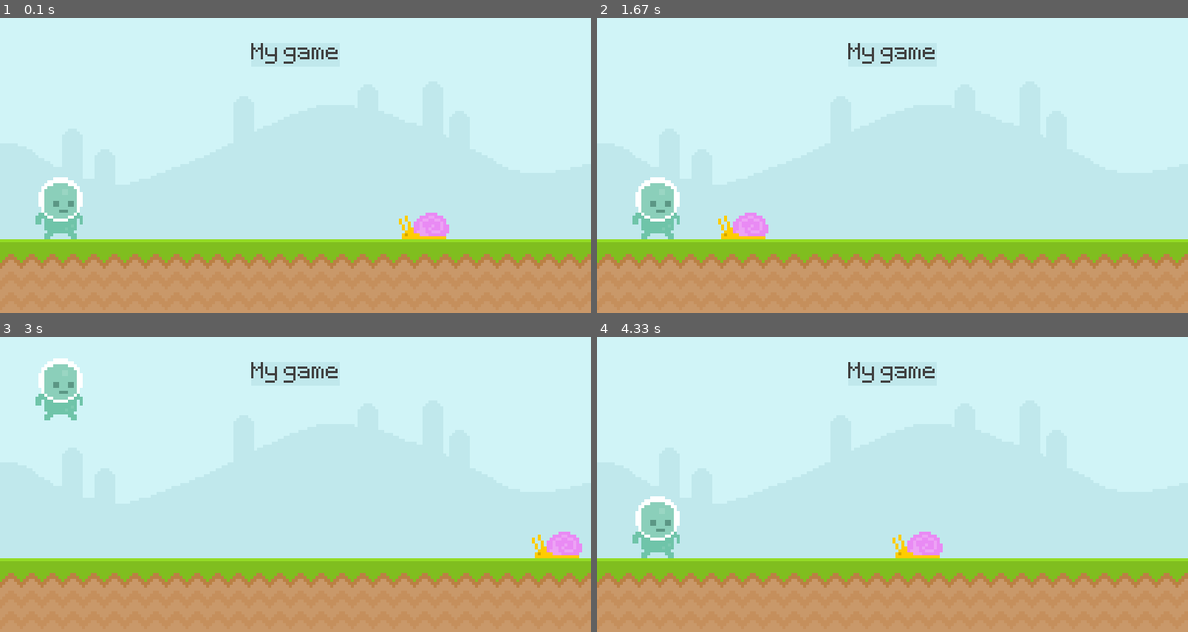
Above: before the commit, frames 1-4 (two rows, left to right).
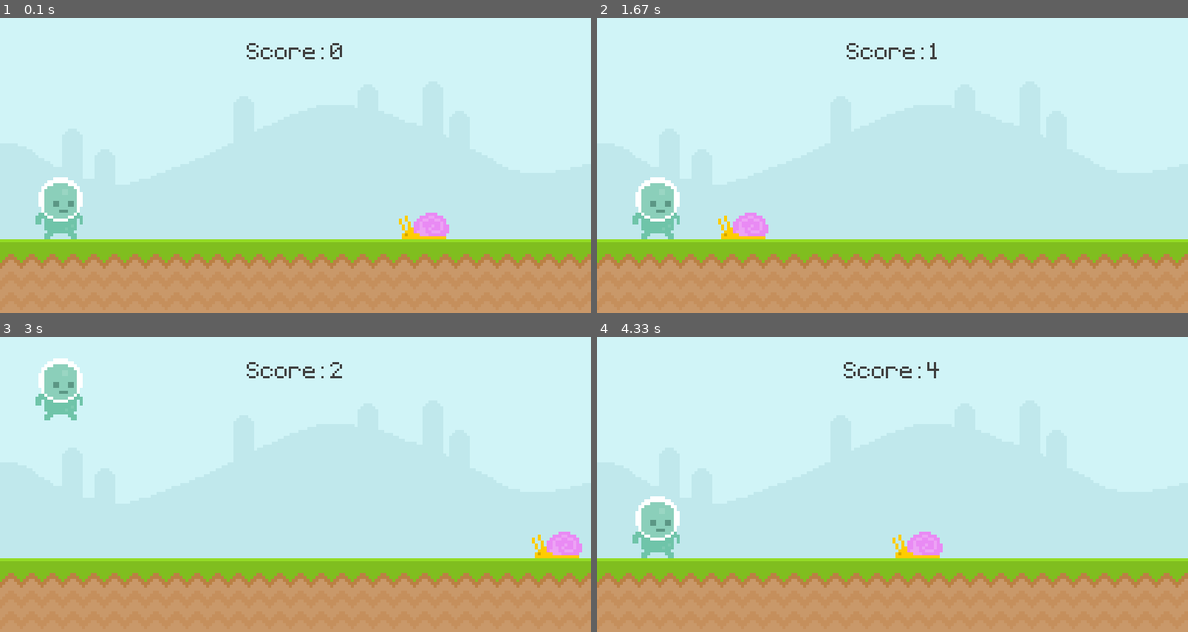
Above: after the commit, the same moments.

Repository: ArindamPal-0/runner-pygame-ultimateintro
Game: pygame game, started from main.py
The game is run twice, just before and just after one commit, with the same random seed, the same clock (stepped at 60 frames per second) and the same inputs.
Inputs (mouse positions are in pixels of both pictures, inside the frame that each line leads up to):
- Up to frame 1 (0.1 s): no input
- Up to frame 2 (1.67 s): click (656, 206) at 0.38 s; click (892, 183) at 0.72 s; click (709, 236) at 1.05 s
- Up to frame 3 (3 s): tap Space at 1.83 s; click (59, 525) at 2.72 s
- Up to frame 4 (4.33 s): click (809, 422) at 3.05 s

The runs differ from the first frame. In frame 1, 0.3% of the frame differs, in the area x 41-58%, y 8-16%; in frame 2, 0.4%, in the area x 42-58%, y 8-16%; in frame 3, 0.3%; in frame 4, 0.4%.

Commit message:
displaying the score
- measuring time for score
- using time as score and displaying on screen
- making sure score resets on restarting the game
- score increment in seconds instead of milliseconds
- managable score increment

Diff:
--- a/main.py
+++ b/main.py
@@ -1,5 +1,16 @@
 import pygame
 from sys import exit
+
+def display_score():
+    # get the curren time as ticks
+    current_time = ((pygame.time.get_ticks() // 1000) - start_time)
+
+    # creating the score surface with the current time tick
+    score_surface = test_font.render(f'Score: {current_time}', False,  (64, 64, 64))
+    # getting the score rect and positioning it
+    score_rect = score_surface.get_rect(center = (400, 50))
+    # rendering the score surface on the screen
+    screen.blit(score_surface, score_rect)
 
 # very important to initialize the pygame module
 pygame.init()
@@ -13,14 +24,16 @@
 
 game_active: bool = True
 
+start_time: int = 0
+
 # font
 test_font = pygame.font.Font('font/Pixeltype.ttf', 50)
 
 sky_surface: pygame.Surface = pygame.image.load('graphics/Sky.png').convert()
 ground_surface: pygame.Surface = pygame.image.load('graphics/ground.png').convert()
 
-score_surface: pygame.Surface = test_font.render('My game', False, (64, 64, 64))
-score_rect: pygame.Rect = score_surface.get_rect(center=(400, 50))
+# score_surface: pygame.Surface = test_font.render('My game', False, (64, 64, 64))
+# score_rect: pygame.Rect = score_surface.get_rect(center=(400, 50))
 
 snail_surface: pygame.Surface = pygame.image.load('graphics/snail/snail1.png').convert_alpha()
 snail_rect: pygame.Rect = snail_surface.get_rect(midbottom=(600, 300))
@@ -62,6 +75,7 @@
             if event.type == pygame.KEYDOWN and event.key == pygame.K_SPACE:
                 game_active = True
                 snail_rect.left = 800
+                start_time = (pygame.time.get_ticks() // 1000)
 
     if game_active:
         # block image transfer, display the image surface
@@ -69,9 +83,11 @@
         screen.blit(sky_surface, (0, 0))
         screen.blit(ground_surface, (0, 300))
 
-        pygame.draw.rect(screen, '#c0e8ec', score_rect, 20)
+        # draw score surface
+        # pygame.draw.rect(screen, '#c0e8ec', score_rect, 20)
         # pygame.draw.rect(screen, '#c0e8ec', score_rect)
-        screen.blit(score_surface, score_rect)
+        # screen.blit(score_surface, score_rect)
+        display_score()
 
         snail_rect.x -= 4
         if snail_rect.right < 0:
